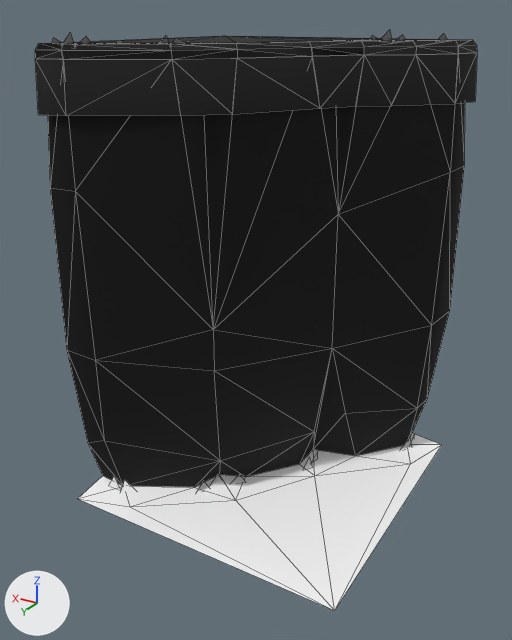
The glTF model web/public/assets/acnh/cliff/3-b-3.glb as it was, and as the next commit left it.
Camera for both pictures: a 50 mm camera at (-11.03, 19.43, 0.72) aimed at (0.19, 0.74, -8.63). Lighting does not change. The marker at lower left points along +X, +Y and +Z. The older version comes first. Mesh edges are drawn as thin lines. Where no turn or scale is listed for an object, it has been applied to the vertices. Vertices at exactly the same position are counted once.

Before the edit, the objects in view are built like this:
```python
mat_mprocgrass = bpy.data.materials.new('mProcGrass')
mat_mprocgrass.use_nodes = True; mat_mprocgrass.node_tree.nodes.clear()
_N = mat_mprocgrass.node_tree.nodes; _L = mat_mprocgrass.node_tree.links
n0 = _N.new('ShaderNodeBsdfPrincipled'); n0.name = 'Principled BSDF'
n0.inputs[2].default_value = 0.9  # 'Roughness'
n1 = _N.new('ShaderNodeOutputMaterial'); n1.name = 'Material Output'
n2 = _N.new('ShaderNodeVertexColor'); n2.name = 'Color Attribute'
_L.new(n0.outputs[0], n1.inputs[0])  # 'BSDF' to 'Surface'
_L.new(n2.outputs[0], n0.inputs[0])  # 'Color' to 'Base Color'
me_cliff__mcliff_mesh = bpy.data.meshes.new('Cliff__mCliff-mesh')
me_cliff__mcliff_mesh.from_pydata(...)  # 42 vertices, 55 faces; spans x -4.69..5.0, y -5.0..4.69, z -14.94..-0.39
me_cliff__mcliff_mesh.materials.append(mat_mcliff)  # black #000000
me_grasst__mgrass_mesh = bpy.data.meshes.new('GrassT__mGrass-mesh')
me_grasst__mgrass_mesh.from_pydata(...)  # 37 vertices, 56 faces; spans x -4.61..5.0, y -5.0..4.61, z -0.39..0.0
me_grasst__mgrass_mesh.materials.append(mat_mgrass_001)
me_pgrassbd__mprocgrass_mesh = bpy.data.meshes.new('PGrassBD__mProcGrass-mesh')
me_pgrassbd__mprocgrass_mesh.from_pydata(...)  # 54 vertices, 18 faces; spans x -4.0..4.6, y -4.9..4.3, z -15.1..0.3
me_pgrassbd__mprocgrass_mesh.materials.append(mat_mprocgrass)
ob_cliff__mcliff = bpy.data.objects.new('Cliff__mCliff', me_cliff__mcliff_mesh)
ob_cliff__mcliff.location = (0.0, 0.0, 0.0)
ob_grasst__mgrass = bpy.data.objects.new('GrassT__mGrass', me_grasst__mgrass_mesh)
ob_grasst__mgrass.location = (0.0, 0.0, 0.0)
ob_pgrassbd__mprocgrass = bpy.data.objects.new('PGrassBD__mProcGrass', me_pgrassbd__mprocgrass_mesh)
ob_pgrassbd__mprocgrass.location = (0.0, 0.0, 0.0)
# also in view: 'GrassB__mGrass' at (0.0, 0.0, -14.84); 'GrassOP__mGrassCliffXlu' at (0.14, -0.14, -0.94)
```
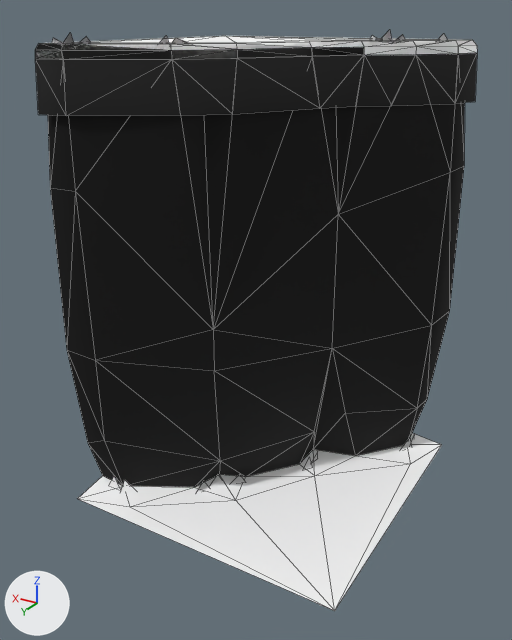
The change, as a list of edits to the scene's bpy script:
```text
Change mat_mprocgrass:
    where n0 = _N.new('ShaderNodeBsdfPrincipled'); n0.name = 'Principled BSDF'
    add n0.inputs[0].default_value = (1.0, 1.0, 1.0, 1.0)  # 'Base Color', white #ffffff
    remove n2 = _N.new('ShaderNodeVertexColor'); n2.name = 'Color Attribute'
    remove _L.new(n2.outputs[0], n0.inputs[0])  # 'Color' to 'Base Color'
Change me_grasst__mgrass_mesh:
    where me_grasst__mgrass_mesh.from_pydata(...)  # 37 vertices, 56 faces; spans x -4.61..5.0, y -5.0..4.61, z -0.39..0.0
    used by ob_grasst__mgrass; location = (0.0, 0.0, 0.0)
    remove me_grasst__mgrass_mesh.materials.append(mat_mgrass_001)
    me_grasst__mgrass_mesh part 1: vertex colours changed
    add me_grasst__mgrass_mesh.materials.append(mat_mgrass)  # white #ffffff
Change me_pgrassbd__mprocgrass_mesh:
    where me_pgrassbd__mprocgrass_mesh.from_pydata(...)  # 54 vertices, 18 faces; spans x -4.0..4.6, y -4.9..4.3, z -15.1..0.3
    used by ob_pgrassbd__mprocgrass; location = (0.0, 0.0, 0.0)
    me_pgrassbd__mprocgrass_mesh part 2: vertex colours changed
```

Pixel boxes [x1, y1, x2, y2] of what changed, in the pictures (512 x 640 px):
'GrassT__mGrass', recoloured (lighter): [35, 36, 477, 59] in both
